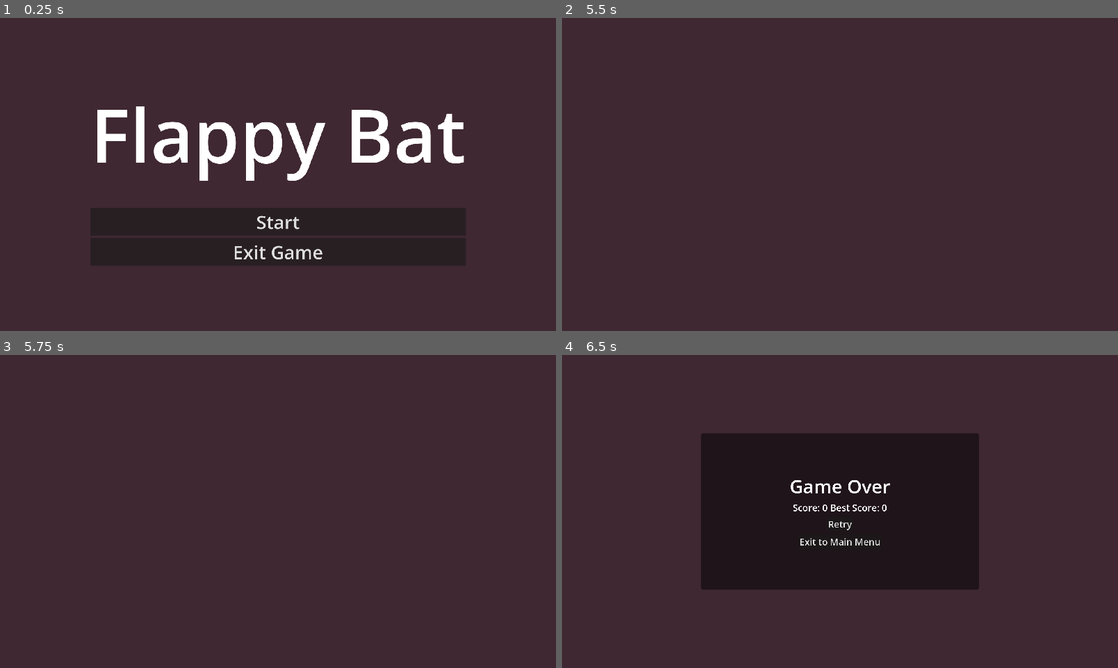
Above: before the commit, frames 1-4 (two rows, left to right).
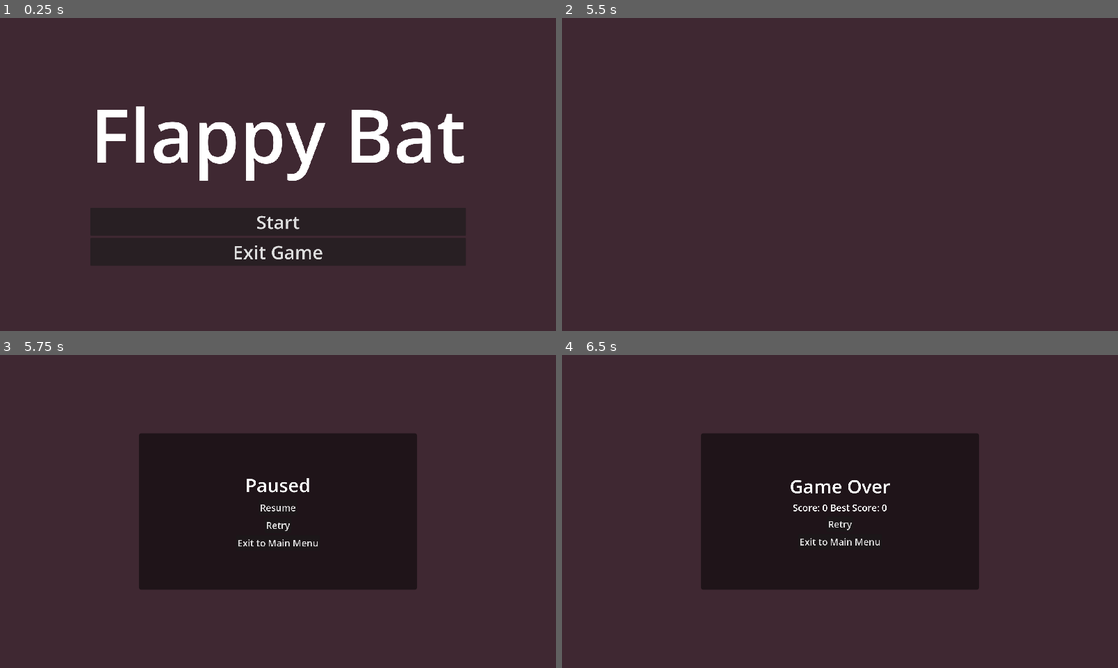
Above: after the commit, the same moments.

Repository: kirjahri/flappy-bat
Game: Godot game, scene res://scenes/main_menu.tscn
The game is run twice, just before and just after one commit, with the same random seed, the same clock (stepped at 60 frames per second) and the same inputs.
Inputs (mouse positions are in pixels of both pictures, inside the frame that each line leads up to):
- Up to frame 1 (0.25 s): no input
- Up to frame 2 (5.5 s): click "Start" at 0.5 s; move the mouse to (962, 158) at 1.27 s; hold Right mouse button (dive) 1.28-2.03 s; click (962, 158) at 1.52 s; click (962, 158) at 1.82 s; move the mouse to (728, 190) at 2.02 s; right-click (728, 190) at 2.1 s; click (728, 190) at 2.27 s; click (728, 190) at 2.57 s; tap Enter at 2.75 s; move the mouse to (895, 105) at 2.77 s; hold Right mouse button (dive) 2.78-3.5 s; click "Retry" at 3.5 s; move the mouse to (812, 237) at 4.27 s; right-click (812, 237) at 4.35 s; click (812, 237) at 4.52 s; click (812, 237) at 4.82 s; move the mouse to (1006, 221) at 5.02 s; hold Right mouse button (dive) from 5.03 s (still down); click (1006, 221) at 5.27 s
- Up to frame 3 (5.75 s): keep holding Right mouse button (dive); click (444, 558) at 5.57 s; tap Escape (pause, bound only after the commit) at 5.65 s
- Up to frame 4 (6.5 s): release Right mouse button (dive) at 5.75 s; click (840, 508) at 5.75 s, where only the run after the commit has a clickable "Resume"

Frames 1-2 are identical in both runs. In frame 3, 25% of the frame differs, in the area x 25-75%, y 25-75%; in frame 4, nothing differs.

Commit message:
feat: add a pause screen

Diff:
--- a/project.godot
+++ b/project.godot
@@ -61,6 +61,12 @@
 , Object(InputEventJoypadMotion,"resource_local_to_scene":false,"resource_name":"","device":-1,"axis":5,"axis_value":1.0,"script":null)
 ]
 }
+pause={
+"deadzone": 0.2,
+"events": [Object(InputEventKey,"resource_local_to_scene":false,"resource_name":"","device":-1,"window_id":0,"alt_pressed":false,"shift_pressed":false,"ctrl_pressed":false,"meta_pressed":false,"pressed":false,"keycode":0,"physical_keycode":4194305,"key_label":0,"unicode":0,"location":0,"echo":false,"script":null)
+, Object(InputEventJoypadButton,"resource_local_to_scene":false,"resource_name":"","device":-1,"button_index":6,"pressure":0.0,"pressed":false,"script":null)
+]
+}
 
 [physics]
 
--- a/scenes/main.tscn
+++ b/scenes/main.tscn
@@ -8,6 +8,7 @@
 [ext_resource type="Script" uid="uid://noar46y3kio4" path="res://scripts/global.gd" id="4_tipki"]
 [ext_resource type="PackedScene" uid="uid://colf2nk0hqfsq" path="res://scenes/hud.tscn" id="5_tbgi4"]
 [ext_resource type="PackedScene" uid="uid://dwo685swb2ii7" path="res://scenes/game_over.tscn" id="7_o6xl0"]
+[ext_resource type="PackedScene" uid="uid://dkm3krepc520" path="res://scenes/pause_screen.tscn" id="8_85g3d"]
 
 [sub_resource type="WorldBoundaryShape2D" id="WorldBoundaryShape2D_tbgi4"]
 
@@ -54,7 +55,7 @@
 &"flash": SubResource("Animation_tipki")
 }
 
-[node name="Main" type="Node" node_paths=PackedStringArray("spawn_timer", "canvas_modulate", "dripstones_destroy_area", "player", "hud", "hud_layer", "death_timer", "death_flash", "game_over", "game_over_layer")]
+[node name="Main" type="Node" node_paths=PackedStringArray("spawn_timer", "canvas_modulate", "dripstones_destroy_area", "player", "hud", "pause_screen", "death_timer", "death_flash", "game_over")]
 script = ExtResource("1_0wfyh")
 spawn_timer = NodePath("DripstonesTimer")
 canvas_modulate = NodePath("DarknessModulate")
@@ -71,11 +72,10 @@
 orb_spawn_added_x_range_max = 300.0
 player = NodePath("Player")
 hud = NodePath("HUDLayer/HUD")
-hud_layer = NodePath("HUDLayer")
+pause_screen = NodePath("PauseScreenLayer/PauseScreen")
 death_timer = NodePath("DeathTimer")
 death_flash = NodePath("DeathFlash")
 game_over = NodePath("GameOverLayer/GameOver")
-game_over_layer = NodePath("GameOverLayer")
 main_menu_scene_path = "uid://duoh1i4vps2og"
 
 [node name="Global" type="Node" parent="."]
@@ -129,11 +129,18 @@
 [node name="HUD" parent="HUDLayer" instance=ExtResource("5_tbgi4")]
 unique_name_in_owner = true
 
+[node name="PauseScreenLayer" type="CanvasLayer" parent="."]
+layer = 2
+
+[node name="PauseScreen" parent="PauseScreenLayer" instance=ExtResource("8_85g3d")]
+process_mode = 3
+visible = false
+
 [node name="GameOverLayer" type="CanvasLayer" parent="."]
 layer = 2
-visible = false
 
 [node name="GameOver" parent="GameOverLayer" instance=ExtResource("7_o6xl0")]
+visible = false
 
 [node name="DeathFlash" type="ColorRect" parent="."]
 visible = false
--- /dev/null
+++ b/scenes/pause_screen.tscn
@@ -0,0 +1,75 @@
+[gd_scene load_steps=3 format=3 uid="uid://dkm3krepc520"]
+
+[ext_resource type="Script" uid="uid://d3uwassrg5i3n" path="res://scripts/pause_screen.gd" id="1_gchx3"]
+
+[sub_resource type="StyleBoxFlat" id="StyleBoxFlat_0nqlu"]
+bg_color = Color(0, 0, 0, 0.5)
+corner_radius_top_left = 8
+corner_radius_top_right = 8
+corner_radius_bottom_right = 8
+corner_radius_bottom_left = 8
+
+[node name="PauseScreen" type="Control"]
+layout_mode = 3
+anchors_preset = 15
+anchor_right = 1.0
+anchor_bottom = 1.0
+grow_horizontal = 2
+grow_vertical = 2
+script = ExtResource("1_gchx3")
+
+[node name="Panel" type="Panel" parent="."]
+layout_mode = 1
+anchors_preset = 8
+anchor_left = 0.5
+anchor_top = 0.5
+anchor_right = 0.5
+anchor_bottom = 0.5
+offset_left = -480.0
+offset_top = -270.0
+offset_right = 480.0
+offset_bottom = 270.0
+grow_horizontal = 2
+grow_vertical = 2
+theme_override_styles/panel = SubResource("StyleBoxFlat_0nqlu")
+
+[node name="VBoxContainer" type="VBoxContainer" parent="Panel"]
+layout_mode = 2
+offset_right = 960.0
+offset_bottom = 540.0
+theme_override_constants/separation = 8
+alignment = 1
+
+[node name="Label" type="Label" parent="Panel/VBoxContainer"]
+layout_mode = 2
+theme_override_font_sizes/font_size = 64
+text = "Paused"
+horizontal_alignment = 1
+vertical_alignment = 1
+
+[node name="ResumeButton" type="Button" parent="Panel/VBoxContainer"]
+unique_name_in_owner = true
+process_mode = 3
+layout_mode = 2
+size_flags_horizontal = 4
+size_flags_vertical = 4
+theme_override_font_sizes/font_size = 32
+text = "Resume"
+
+[node name="RetryButton" type="Button" parent="Panel/VBoxContainer"]
+unique_name_in_owner = true
+process_mode = 3
+layout_mode = 2
+size_flags_horizontal = 4
+size_flags_vertical = 4
+theme_override_font_sizes/font_size = 32
+text = "Retry"
+
+[node name="ExitButton" type="Button" parent="Panel/VBoxContainer"]
+unique_name_in_owner = true
+process_mode = 3
+layout_mode = 2
+size_flags_horizontal = 4
+size_flags_vertical = 4
+theme_override_font_sizes/font_size = 32
+text = "Exit to Main Menu"
--- a/scripts/dripstones.gd
+++ b/scripts/dripstones.gd
@@ -13,7 +13,7 @@
 
 func _process(delta: float) -> void:
 	if not Global.in_death_state:
-		self.position.x -= speed * delta
+		position.x -= speed * delta
 
 
 func _on_body_entered(_body: Node2D) -> void:
--- a/scripts/main.gd
+++ b/scripts/main.gd
@@ -36,7 +36,9 @@
 
 @export_group("HUD")
 @export var hud: Control
-@export var hud_layer: CanvasLayer
+
+@export_group("Pause Screen")
+@export var pause_screen: Control
 
 @export_group("Game Over")
 @export var death_timer: Timer
@@ -45,7 +47,6 @@
 
 @export_subgroup("UI")
 @export var game_over: Control
-@export var game_over_layer: CanvasLayer
 @export_file("*.tscn") var main_menu_scene_path: String
 
 var score: int = 0
@@ -55,8 +56,13 @@
 @onready var previous_animation_position: float = animation_player.current_animation_position
 
 @onready var vision_bar: ProgressBar = hud.get_node("%VisionBar")
-@onready var retry_button: Button = game_over.get_node("%RetryButton")
-@onready var exit_button: Button = game_over.get_node("%ExitButton")
+
+@onready var resume_button: Button = pause_screen.get_node("%ResumeButton")
+@onready var pause_screen_retry_button: Button = pause_screen.get_node("%RetryButton")
+@onready var pause_screen_exit_button: Button = pause_screen.get_node("%ExitButton")
+
+@onready var game_over_retry_button: Button = game_over.get_node("%RetryButton")
+@onready var game_over_exit_button: Button = game_over.get_node("%ExitButton")
 
 
 func _ready() -> void:
@@ -64,14 +70,27 @@
 
 	vision_bar.max_value = animation_player.current_animation_length
 
+	spawn_timer.timeout.connect(_on_spawn_timer_timeout)
+
 	dripstones_destroy_area.area_entered.connect(_on_dripstones_destroy_area_entered)
-	spawn_timer.timeout.connect(_on_spawn_timer_timeout)
+
+	resume_button.pressed.connect(_on_resume_button_pressed)
+	pause_screen_retry_button.pressed.connect(_on_retry_button_pressed)
+	pause_screen_exit_button.pressed.connect(_on_exit_button_pressed)
+
 	death_timer.timeout.connect(_on_death_timer_timeout)
 
+	game_over_retry_button.pressed.connect(_on_retry_button_pressed)
+	game_over_exit_button.pressed.connect(_on_exit_button_pressed)
+
 	spawn_timer.start()
 
 
 func _process(delta: float) -> void:
+	for kill_zone: Area2D in get_tree().get_nodes_in_group("kill_zone"):
+		if not kill_zone.is_connected("body_entered", _on_kill_zone_body_entered):
+			kill_zone.body_entered.connect(_on_kill_zone_body_entered)
+
 	# This check prevents the progress bar from jumping above where it should be
 	if not (
 		animation_player.current_animation_position
@@ -82,13 +101,14 @@
 			animation_player.current_animation_length - animation_player.current_animation_position,
 			delta * 10
 		)
-		print()
 
 	previous_animation_position = animation_player.current_animation_position
 
-	for kill_zone: Area2D in get_tree().get_nodes_in_group("kill_zone"):
-		if not kill_zone.is_connected("body_entered", _on_kill_zone_body_entered):
-			kill_zone.body_entered.connect(_on_kill_zone_body_entered)
+
+func _input(_event: InputEvent) -> void:
+	if Input.is_action_just_pressed("pause") and not game_over.visible:
+		get_tree().paused = true
+		pause_screen.visible = true
 
 
 func _on_dripstones_destroy_area_entered(area: Area2D) -> void:
@@ -142,9 +162,14 @@
 		orb.speed = dripstones_speed
 		orb.orb_collected.connect(_on_orb_collected)
 
-		self.add_child(orb)
-
-	self.add_child(dripstones)
+		add_child(orb)
+
+	add_child(dripstones)
+
+
+func _on_resume_button_pressed() -> void:
+	get_tree().paused = false
+	pause_screen.hide()
 
 
 func _on_retry_button_pressed() -> void:
@@ -162,29 +187,26 @@
 func _on_death_timer_timeout() -> void:
 	get_tree().paused = true
 
-	if score > Global.best_score:
-		Global.best_score = score
-
 	game_over.update_score_labels(score)
 
-	game_over_layer.visible = true
-
-	retry_button.pressed.connect(_on_retry_button_pressed)
-	exit_button.pressed.connect(_on_exit_button_pressed)
+	game_over.visible = true
 
 
 func _on_kill_zone_body_entered(body: Node2D) -> void:
 	if body.is_in_group("player"):
-		hud_layer.visible = false
-		canvas_modulate.visible = false
+		hud.hide()
+		canvas_modulate.hide()
 		Global.in_death_state = true
 
+		if score > Global.best_score:
+			Global.best_score = score
+
 		var player_light: PointLight2D = body.get_node("PointLight2D")
-		player_light.visible = false
+		player_light.hide()
 
 		for orb: Node2D in get_tree().get_nodes_in_group("orb"):
 			var orb_light: PointLight2D = orb.get_node("PointLight2D")
-			orb_light.visible = false
+			orb_light.hide()
 
 		var flash_player: AnimationPlayer = death_flash.get_node("AnimationPlayer")
 		death_flash.visible = true
--- a/scripts/orb.gd
+++ b/scripts/orb.gd
@@ -6,14 +6,14 @@
 
 
 func _ready() -> void:
-	self.body_entered.connect(_on_body_entered)
+	body_entered.connect(_on_body_entered)
 
 
 func _process(delta: float) -> void:
 	if not Global.in_death_state:
-		self.position.x -= speed * delta
+		position.x -= speed * delta
 
 
 func _on_body_entered(_body: Node2D) -> void:
-	self.queue_free()
+	queue_free()
 	orb_collected.emit()
--- /dev/null
+++ b/scripts/pause_screen.gd
@@ -0,0 +1,8 @@
+extends Control
+
+
+func _input(_event: InputEvent) -> void:
+	if Input.is_action_just_pressed("pause") and visible:
+		get_viewport().set_input_as_handled()
+		get_tree().paused = false
+		hide()
Not shown: 1 places in scenes/main.tscn that only renumber resources
Not shown, added: scripts/pause_screen.gd.uid
Not shown, removed: ]
